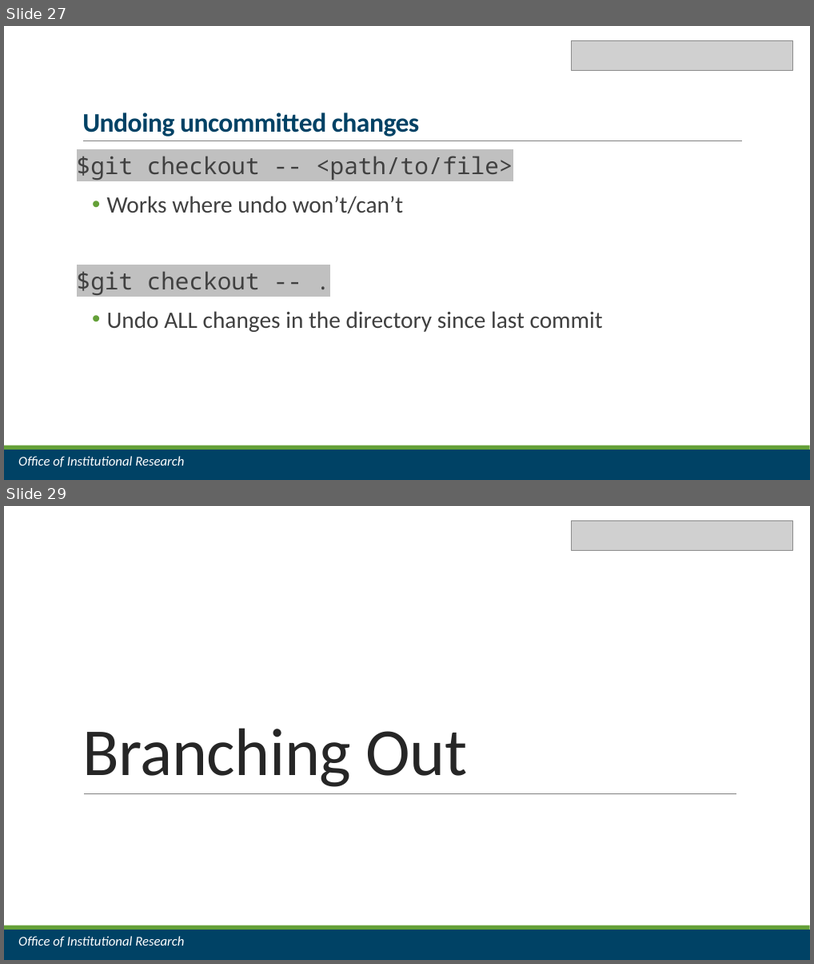
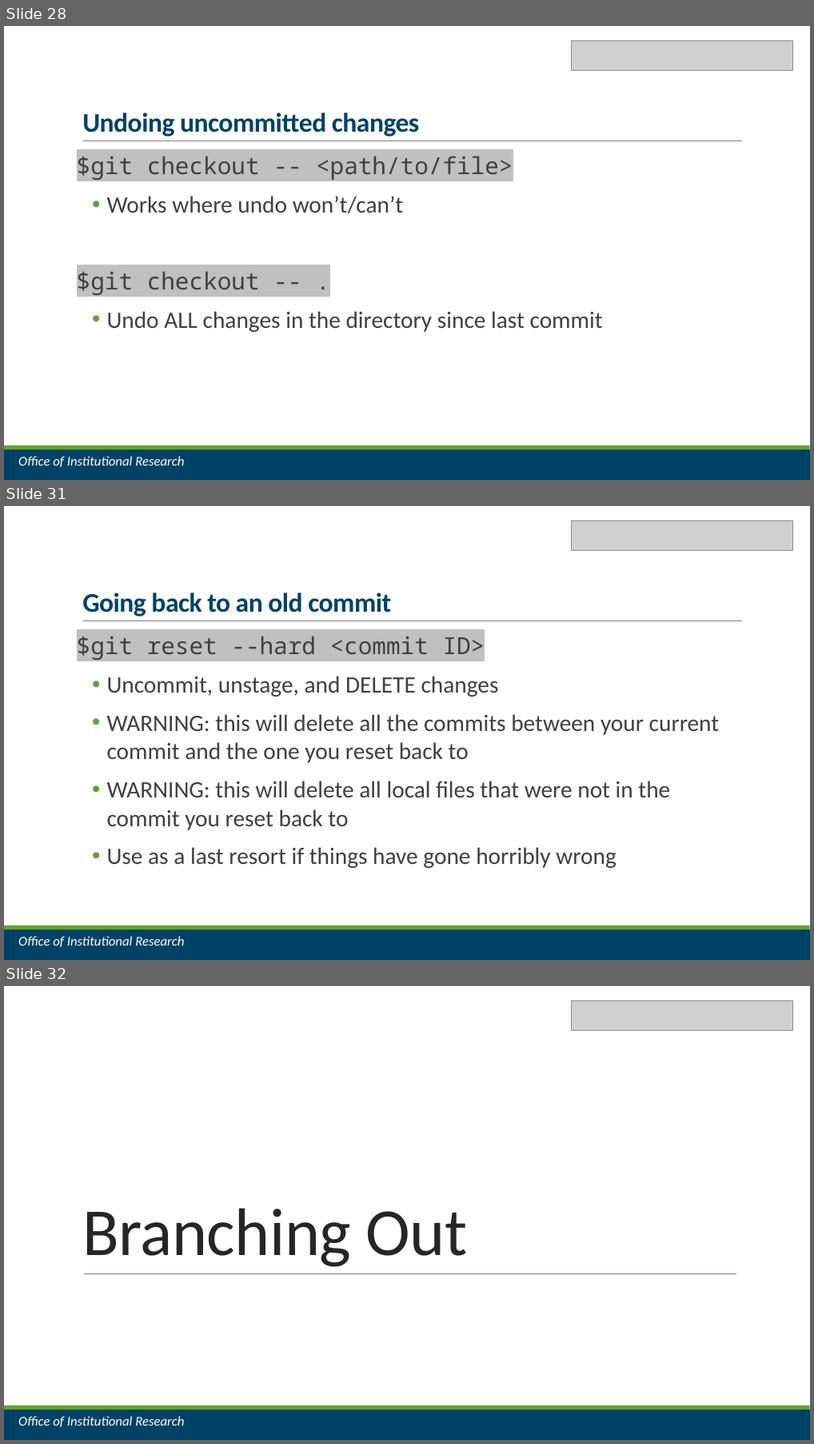
Before and after one commit to jrf1111/Do-You-Git-It-Now, a slide deck: Do You Git It Now.pptx. Shown one above the other, each under a label of ours: slides 27 and 29 before the commit, slides 28, 31 and 32 after it; the slides between them are not shown. The pictures are 814x964 and 814x1444 pixels, drawn with LibreOffice and Linux fonts; fonts in the diff are those of the drawing; grey boxes stand for pictures. Boxes give left, top, right and bottom in pixels: in the first picture for what was removed or moved away, otherwise in the second. Text is boxed around its words. In the diff, an @@ line names an element or a change of style, - is before the commit and + after.

Commit message:
add section on undoing commits

```diff
--- a/Do You Git It Now.pptx
+++ b/Do You Git It Now.pptx
@@ slide 31 added at bbox=[4, 506, 810, 960], background #FFFFFF; not listed: 3 template elements that a slide beside it also shows @@
@@ picture added at bbox=[572, 520, 794, 550] @@
@@ title added at bbox=[82, 592, 391, 616], 32 pt, text #004265, bold @@
+Going back to an old commit
@@ text added at bbox=[77, 632, 719, 868], 28 pt, text #404040 @@
+$git reset --hard <commit ID>
+• Uncommit, unstage, and DELETE changes
+• WARNING: this will delete all the commits between your current commit and the one you reset back to
+• WARNING: this will delete all local files that were not in the commit you reset back to
+• Use as a last resort if things have gone horribly wrong
@@ text added at bbox=[18, 936, 184, 947], 16 pt, text #FFFFFF, italic @@
+Office of Institutional Research
@@ what was slide 27 is now slide 28 @@
@@ what was slide 29 is now slide 32 @@
```
Also in this commit, not shown: 3 slides changed, 2 other slides added.
